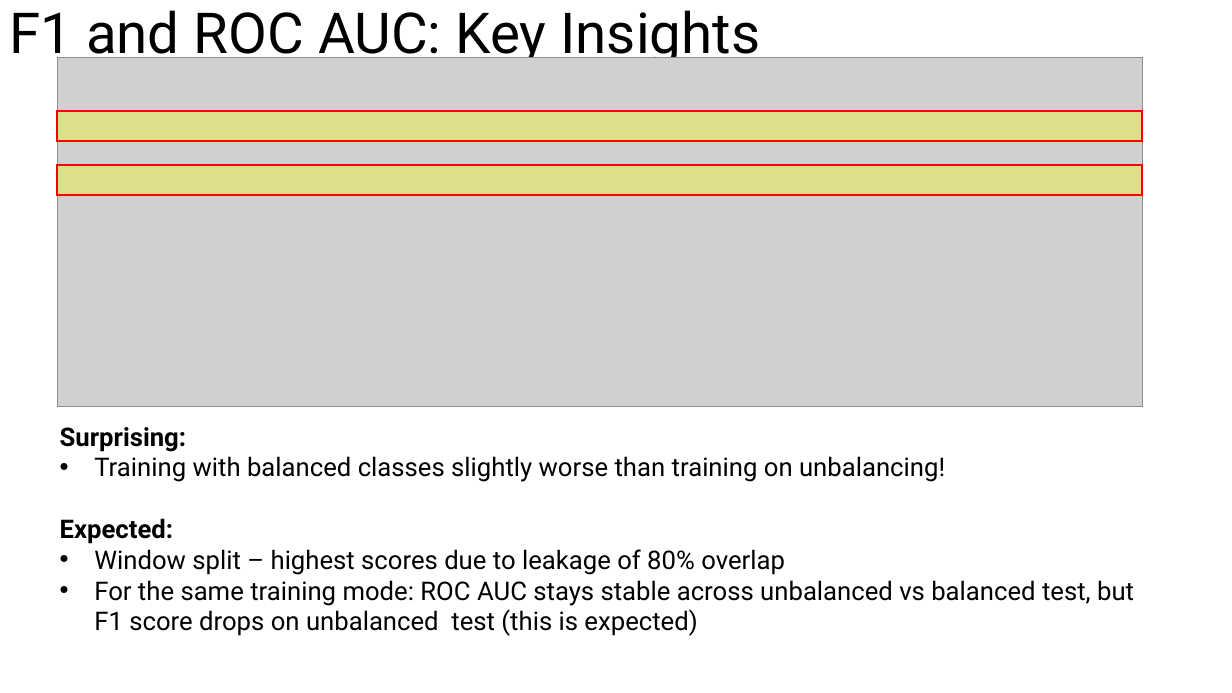
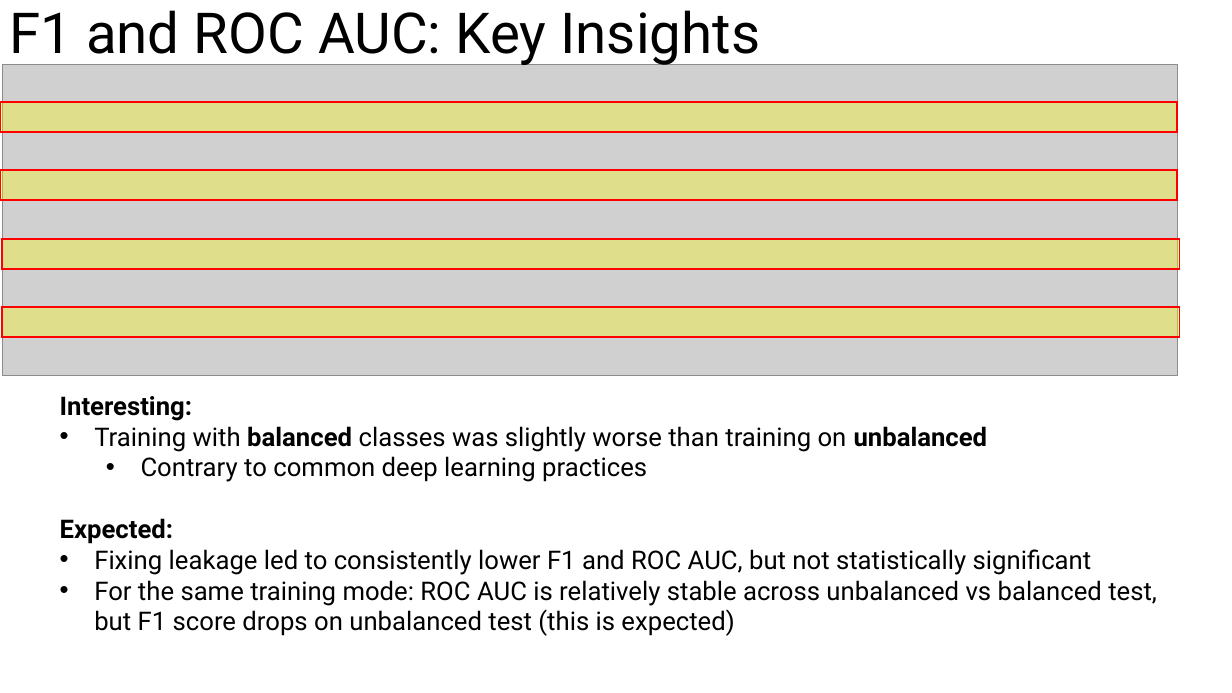
Before and after one commit to eshin21/EpilepsyDeepLearning, a slide deck: slide 14 of Group 3 Seizures Deep Learning Presentation.pptx (slide 12 before the commit). Drawn at 1232x693 pixels with LibreOffice and Linux fonts; fonts in the diff are those of the drawing; grey boxes stand for pictures. Boxes give left, top, right and bottom in pixels: in the first picture for what was removed or moved away, otherwise in the second. Text is boxed around its words. In the diff, an @@ line names an element or a change of style, - is before the commit and + after.

```diff
--- a/Group 3 Seizures Deep Learning Presentation.pptx
+++ b/Group 3 Seizures Deep Learning Presentation.pptx
@@ picture: place and size @@
-picture at <box>57,58,1142,407</box>
+picture at <box>2,65,1177,376</box>
@@ rectangle added at <box>0,102,1177,131</box>, fill #FFFF00 at 33% opacity, outline #FF0000 1.5 pt @@
@@ rectangle added at <box>0,170,1177,200</box>, fill #FFFF00 at 33% opacity, outline #FF0000 1.5 pt @@
@@ rectangle: place and size @@
-rectangle at <box>57,111,1142,140</box>
+rectangle at <box>2,238,1179,268</box>
@@ rectangle: place and size @@
-rectangle at <box>57,165,1142,194</box>
+rectangle at <box>2,307,1179,336</box>
@@ text "Interesting:": place and size @@
-text "Interesting:" at <box>60,427,1134,636</box>
+text "Interesting:" at <box>60,396,1157,636</box>
@@ text at <box>60,396,988,482</box>: text changed @@
-Surprising:
-• Training with balanced classes slightly worse than training on unbalancing!
+Interesting:
+• Training with balanced classes was slightly worse than training on unbalanced
+  • Contrary to common deep learning practices
@@ text at <box>94,549,1157,636</box>: text changed @@
-• Window split – highest scores due to leakage of 80% overlap
-• For the same training mode: ROC AUC stays stable across unbalanced vs balanced test, but F1 score drops on unbalanced test (this is expected)
+• Fixing leakage led to consistently lower F1 and ROC AUC, but not statistically significant
+• For the same training mode: ROC AUC is relatively stable across unbalanced vs balanced test, but F1 score drops on unbalanced test (this is expected)
```
Also in this commit, not shown: 7 other slides changed, 4 slides added, 2 slides removed, 5 other files.
